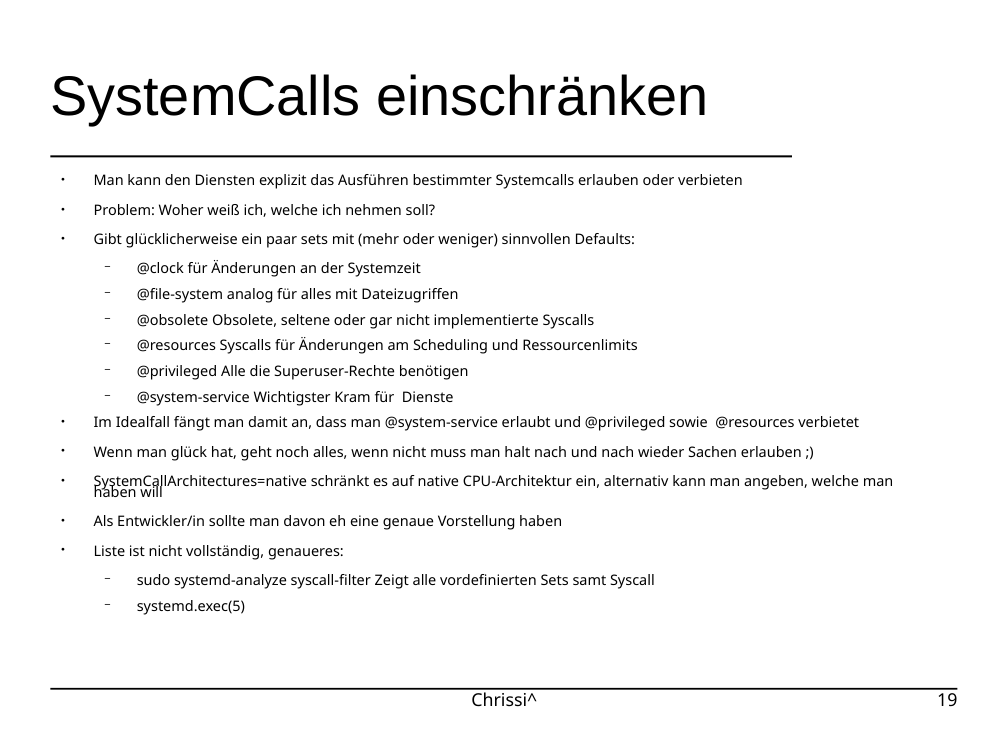
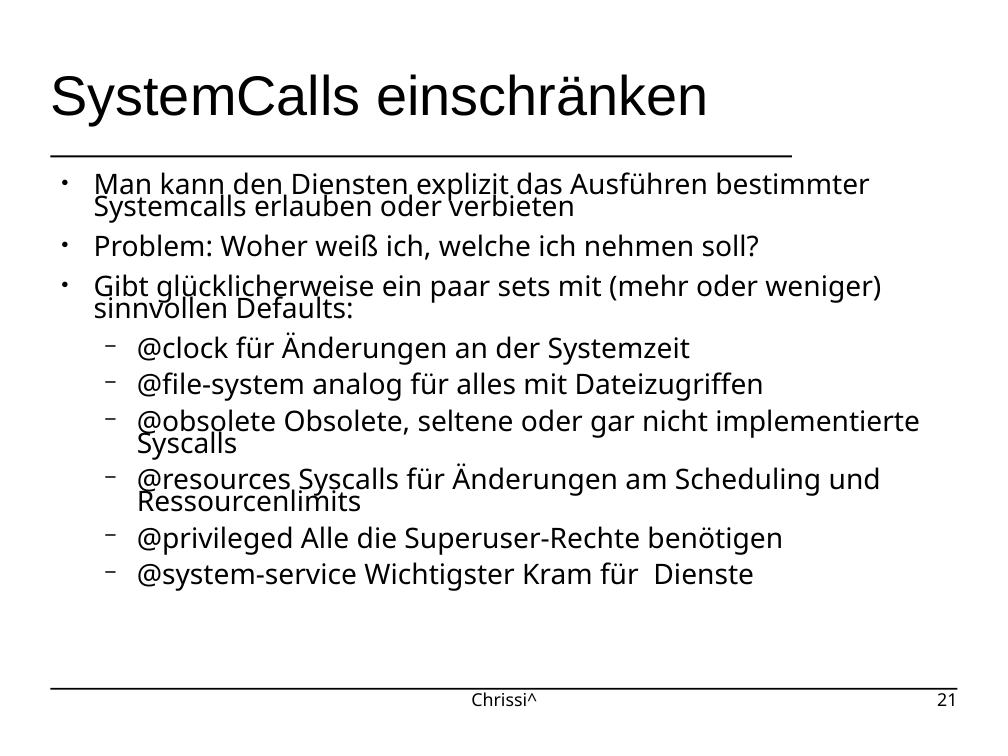
Before and after one commit to johannesst/systemd-workshop-gpn23, a slide deck: slide 21 of slides.odp (slide 19 before the commit). Drawn at 1008x756 pixels with LibreOffice and Linux fonts; fonts in the diff are those of the drawing; background and template pictures are left out. Boxes give left, top, right and bottom in pixels: in the first picture for what was removed or moved away, otherwise in the second. Text is boxed around its words. In the diff, an @@ line names an element or a change of style, - is before the commit and + after.

```diff
--- a/slides.odp
+++ b/slides.odp
@@ text "Man kann den Diensten explizit ..." at [94, 172, 920, 591]: size 11.4 to 22.2 pt @@
@@ text at [94, 416, 894, 615]: paragraphs removed @@
-● Im Idealfall fängt man damit an, dass man @system-service erlaubt und @privileged sowie @resources verbietet
-● Wenn man glück hat, geht noch alles, wenn nicht muss man halt nach und nach wieder Sachen erlauben ;)
-● SystemCallArchitectures=native schränkt es auf native CPU-Architektur ein, alternativ kann man angeben, welche man haben will
-● Als Entwickler/in sollte man davon eh eine genaue Vorstellung haben
-● Liste ist nicht vollständig, genaueres:
-  − sudo systemd-analyze syscall-filter Zeigt alle vordefinierten Sets samt Syscall
-  − systemd.exec(5)
@@ page number at [937, 689, 957, 706]: text changed @@
-19
+21
```
Also in this commit, not shown: 15 other slides changed, 3 slides added, 3 other files.
